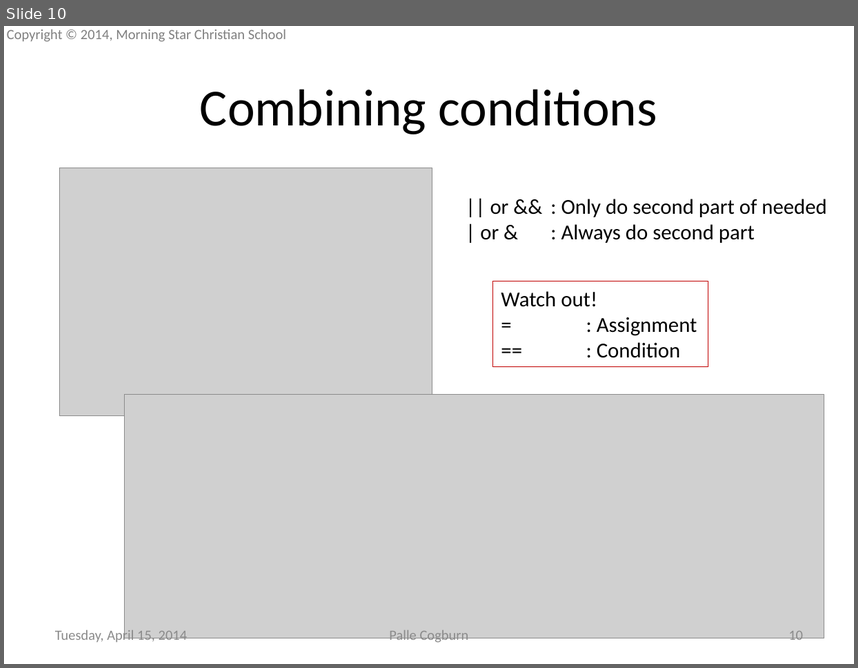
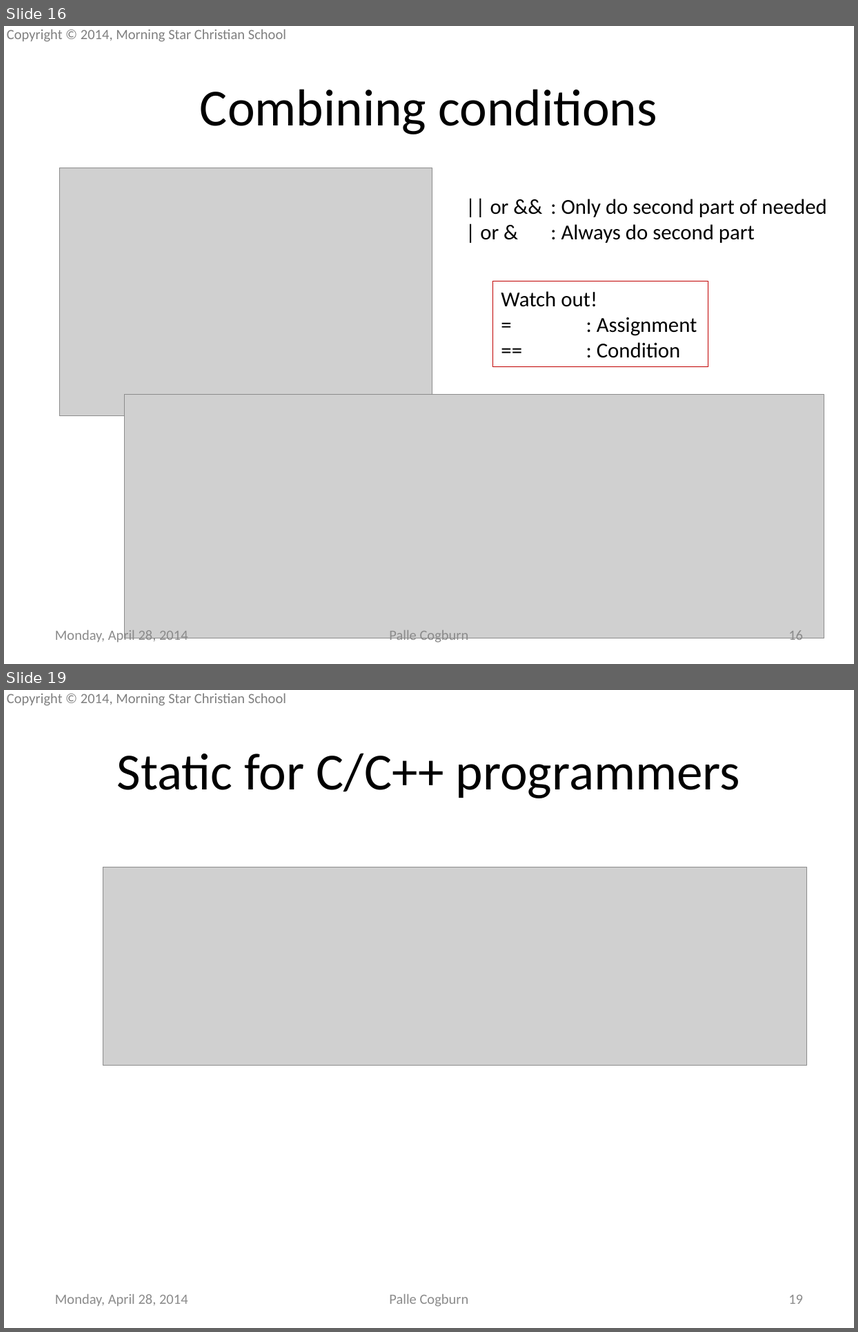
Before and after one commit to mscsbend/presentations, a slide deck: Lesson 2.pptx. Shown one above the other, each under a label of ours: slide 10 before the commit, slides 16 and 19 after it; the slides between them are not shown. The pictures are 858x668 and 858x1332 pixels, drawn with LibreOffice and Linux fonts; fonts in the diff are those of the drawing; grey boxes stand for pictures; background and template pictures are left out. Boxes give left, top, right and bottom in pixels: in the first picture for what was removed or moved away, otherwise in the second. Text is boxed around its words. In the diff, an @@ line names an element or a change of style, - is before the commit and + after.

```diff
--- a/Lesson 2.pptx
+++ b/Lesson 2.pptx
@@ slide 19 added at (x1=4, y1=690, x2=854, y2=1328), background picture (left out); not listed: 1 template element that a slide beside it also shows @@
@@ title added at (x1=117, y1=753, x2=740, y2=798), 44 pt, text #000000 @@
+Static for C/C++ programmers
@@ picture added at (x1=103, y1=867, x2=807, y2=1065) @@
@@ text added at (x1=55, y1=1294, x2=188, y2=1305), 12 pt, text #8C8C8C @@
+Monday, April 28, 2014
@@ text added at (x1=389, y1=1294, x2=469, y2=1306), 12 pt, text #8C8C8C @@
+Palle Cogburn
@@ page number added at (x1=789, y1=1294, x2=803, y2=1303), 12 pt, text #8C8C8C @@
+19
@@ what was slide 10 is now slide 16 @@
@@ slide 16 changed as well @@
@@ text at (x1=55, y1=628, x2=188, y2=644): text changed @@
-Tuesday, April 15, 2014
+Monday, April 28, 2014
@@ page number at (x1=789, y1=630, x2=803, y2=644): text changed @@
-10
+16
```
Also in this commit, not shown: 16 other slides changed, 11 other slides added.
